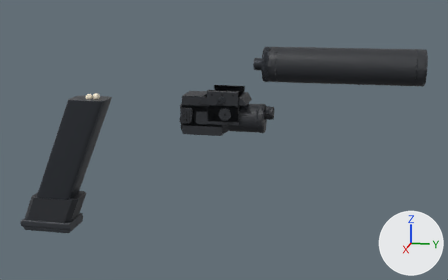
One commit to the glTF model assets/models/replicaParts/pistol.glb: the scene before it, then after it.
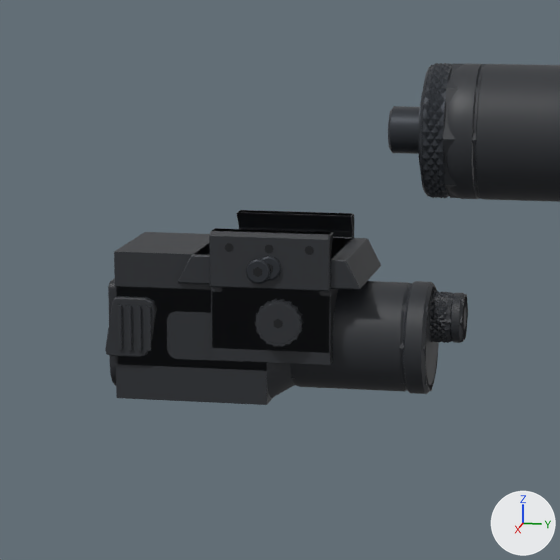
The first picture shows the older version from a camera (50 mm lens) standing at (0.466, 0.163, 0.067) and looking at (-0.004, 0.069, -0.051). The close-ups show the older and then the newer version on the part from 34% to 67% of the width and 11% to 63% of the height of that picture. Only the edits that show in the close-ups are written down. The axes (+X, +Y, +Z) are drawn at lower right. The lights are the same throughout. Where no turn or scale is listed for an object, it has been applied to the vertices. Vertices at exactly the same position are counted once.

The scene before the commit, as lines of its bpy script (objects in view):
```python
me_laser_redlaser_figure = bpy.data.meshes.new('laser_redLaser_Figure')
me_laser_redlaser_figure.from_pydata(...)  # a box spanning x -0.0134..0.0134, y -0.012..0.012, z -0.021..0.0; a 6-sided cylinder along y spanning x -0.005..0.005, y 0.012..0.037, z -0.0175..-0.0089
me_laser_redlaser_figure.materials.append(mat_detail)  # dark grey #2b2e33
me_light_weapontorch_figure = bpy.data.meshes.new('light_weaponTorch_Figure')
me_light_weapontorch_figure.from_pydata(...)  # a box spanning x -0.0124..0.0124, y -0.032..-0.001, z -0.03..0.0; an 8-sided cylinder along y spanning x -0.011..0.011, y -0.001..0.0305, z -0.0286..-0.0066
me_light_weapontorch_figure.materials.append(mat_detail)  # dark grey #2b2e33
me_muzzle_silencer = bpy.data.meshes.new('muzzle_silencer')
me_muzzle_silencer.from_pydata(...)  # 1554 vertices, 3096 faces; spans x -0.0132..0.0132, y -0.006..0.118, z -0.0132..0.0132
# faces by material slot: [1726, 1210, 160]
me_muzzle_silencer.materials.append(mat_detail)  # dark grey #2b2e33
me_muzzle_silencer.materials.append(mat_metal)  # dark grey #3c4046
me_muzzle_silencer.materials.append(mat_rubber)  # black #1a1c1f
ob_laser_redlaser_figure = bpy.data.objects.new('laser_redLaser_Figure', me_laser_redlaser_figure)
ob_laser_redlaser_figure.location = (0.0, 0.072, -0.0136)
ob_light_weapontorch_figure = bpy.data.objects.new('light_weaponTorch_Figure', me_light_weapontorch_figure)
ob_light_weapontorch_figure.location = (0.0, 0.072, -0.0136)
ob_muzzle_silencer = bpy.data.objects.new('muzzle_silencer', me_muzzle_silencer)
ob_muzzle_silencer.location = (0.0, 0.0996, 0.0105)
# also in view: 'muzzle_silencer_Figure' at (0.0, 0.162, 0.011); 'light_weaponTorch' at (-0.001, 0.07, -0.026); 'laser_redLaser' at (0.0, 0.081, -0.022)
```
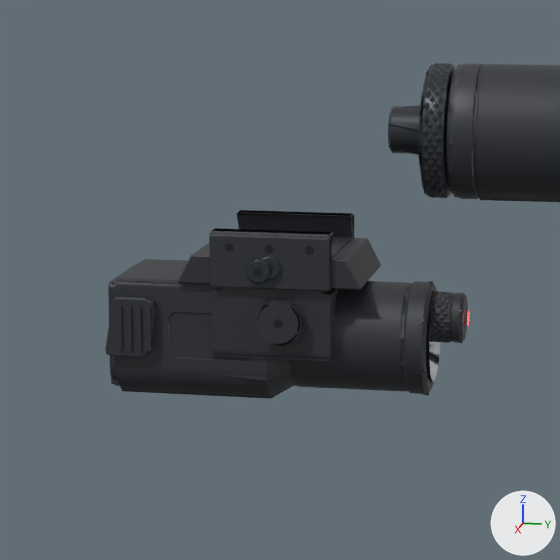
What the commit changed:
me_laser_redlaser_figure is used by ob_laser_redlaser_figure; location (0.0, 0.072, -0.0136).
me_laser_redlaser_figure had 20 vertices, 32 faces and spanned x -0.0134..0.0134, y -0.012..0.037, z -0.021..0.0.
me_laser_redlaser_figure now has 466 vertices, 739 faces and spans x -0.0145..0.0159, y -0.018..0.0376, z -0.0221..0.005.
me_laser_redlaser_figure part 1: the loose piece of 12 vertices spanning x -0.005..0.005, y 0.012..0.037, z -0.0175..-0.0089 is rebuilt with 209 vertices and now spans x -0.0049..0.0049, y 0.0144..0.0346, z -0.0181..-0.0082.
me_laser_redlaser_figure part 2: the loose piece of 8 vertices spanning x -0.0134..0.0134, y -0.012..0.012, z -0.021..0.0 is rebuilt with 36 vertices and now spans x -0.0145..0.0145, y -0.012..0.012, z -0.0204..0.005.
me_laser_redlaser_figure part 3: 106 vertices added at x 0.013..0.0159, y -0.0025..0.0066, z -0.0172..0.0004.
me_laser_redlaser_figure part 4: 40 vertices added at x -0.0049..0.0047, y 0.0345..0.0376, z -0.0181..-0.0084.
Other edits to the shape of me_laser_redlaser_figure do not show in these pictures.
me_laser_redlaser_figure gains material mat_metal (dark grey #3c4046).
me_laser_redlaser_figure gains material mat_laserlens (red #ff2a2a, glowing red #ff2a2a).
me_light_weapontorch_figure is used by ob_light_weapontorch_figure; location (0.0, 0.072, -0.0136).
me_light_weapontorch_figure had 24 vertices, 40 faces and spanned x -0.0124..0.0124, y -0.032..0.0305, z -0.03..0.0.
me_light_weapontorch_figure now has 348 vertices, 510 faces and spans x -0.0169..0.0162, y -0.0338..0.0311, z -0.0298..0.0049.
me_light_weapontorch_figure part 5: the loose piece of 16 vertices spanning x -0.011..0.011, y -0.001..0.0305, z -0.0286..-0.0066 is rebuilt with 48 vertices and now spans x -0.0111..0.011, y 0.0024..0.0304, z -0.029..-0.006.
me_light_weapontorch_figure part 6: the loose piece of 8 vertices spanning x -0.0124..0.0124, y -0.032..-0.001, z -0.03..0.0 is rebuilt with 39 vertices and now spans x -0.0124..0.0124, y -0.0322..0.0035, z -0.0298..-0.0055.
me_light_weapontorch_figure part 7: 253 vertices added at x -0.0169..0.0162, y -0.0338..0.0311, z -0.0288..0.0049.
Other edits to the shape of me_light_weapontorch_figure do not show in these pictures.
me_light_weapontorch_figure gains material mat_metal (dark grey #3c4046).
me_light_weapontorch_figure gains material mat_rubber (black #1a1c1f).
me_light_weapontorch_figure gains material mat_torchlens (light grey #d5dade).
me_light_weapontorch_figure gains material mat_led (yellow #f0dc96, glowing yellow #bfaf77).

What differs and where, as boxes (x1, y1, x2, y2) in the close-ups (560 x 560 px):
'light_weaponTorch_Figure', reshaped (6% taller): before (114, 232, 438, 405); after (106, 215, 440, 399)
'laser_redLaser_Figure', reshaped (13% taller): before (211, 238, 468, 365); after (212, 217, 469, 361)
part 1 of me_laser_redlaser_figure, rebuilt: before (431, 294, 468, 342); after (429, 292, 452, 341)
part 2 of me_laser_redlaser_figure, rebuilt (13% taller): before (211, 238, 353, 365); after (212, 217, 353, 361)
part 3 of me_laser_redlaser_figure, added: after (257, 257, 302, 347)
part 4 of me_laser_redlaser_figure, added: after (450, 294, 469, 343)
part 5 of me_light_weapontorch_figure, rebuilt: before (291, 283, 438, 391); after (291, 281, 434, 396)
part 6 of me_light_weapontorch_figure, rebuilt: before (114, 232, 272, 405); after (115, 280, 295, 399)
part 7 of me_light_weapontorch_figure, added (mostly hidden): after (106, 215, 440, 385)
